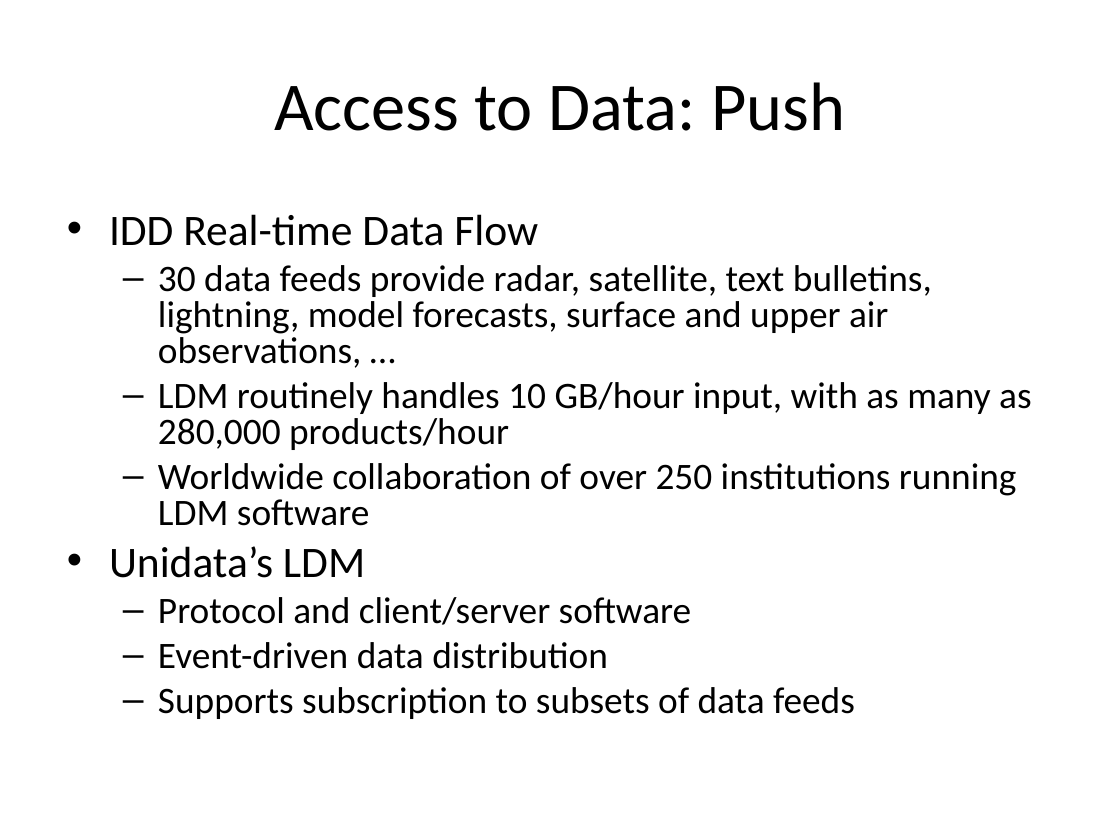
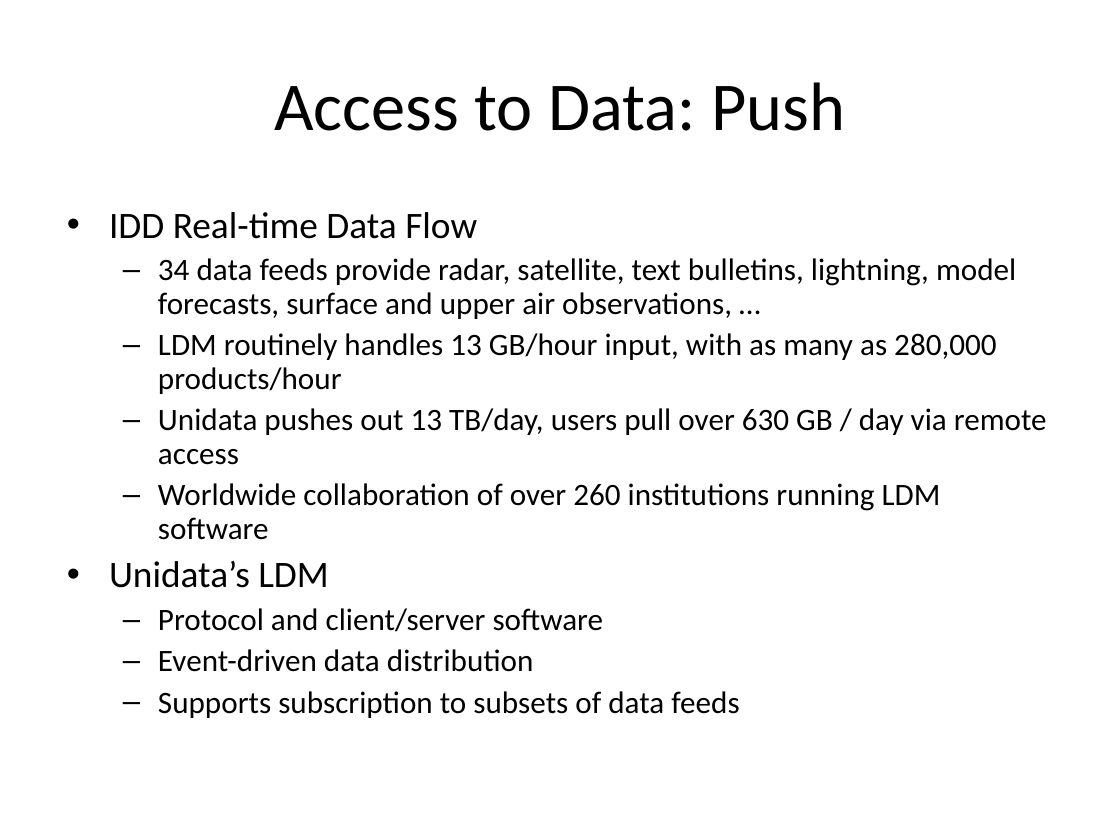
Before and after one commit to Unidata/thredds, a slide deck: slide 3 of docs/web/thredds/tech/tds4.3/tutorial/TDSOverview-1.ppt. Drawn at 1120x840 pixels with LibreOffice and Linux fonts; fonts in the diff are those of the drawing; background and template pictures are left out. Boxes give left, top, right and bottom in pixels: in the first picture for what was removed or moved away, otherwise in the second. Text is boxed around its words. In the diff, an @@ line names an element or a change of style, - is before the commit and + after.

Commit message:
updated TDSOverview-1 to include new data stats from 2018 proposal

```diff
--- a/docs/web/thredds/tech/tds4.3/tutorial/TDSOverview-1.ppt
+++ b/docs/web/thredds/tech/tds4.3/tutorial/TDSOverview-1.ppt
@@ text at (109,212,739,718): size 28 to 24 pt in "IDD Real-time Data Flow", "Unidata’s LDM"; size 24 to 20 pt in "Protocol and client/server software", "Event-driven data distribution", "Supports subscription to subsets of data feeds"; less space between paragraphs; line spacing 0.8 to 0.9 @@
@@ text at (158,258,1047,540): text changed; size 24 to 20 pt @@
-  – 30 data feeds provide radar, satellite, text bulletins, lightning, model forecasts, surface and upper air observations, …
-  – LDM routinely handles 10 GB/hour input, with as many as 280,000 products/hour
-  – Worldwide collaboration of over 250 institutions running LDM software
+  – 34 data feeds provide radar, satellite, text bulletins, lightning, model forecasts, surface and upper air observations, …
+  – LDM routinely handles 13 GB/hour input, with as many as 280,000 products/hour
+  – Unidata pushes out 13 TB/day, users pull over 630 GB / day via remote access
+  – Worldwide collaboration of over 260 institutions running LDM software
```
